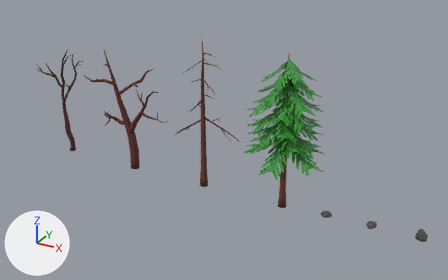
Two versions of the Blender file Modelos/Blends/Vegetação.blend, one commit apart.
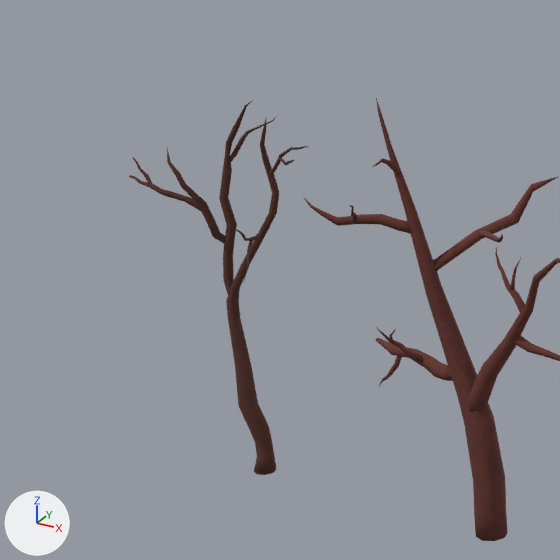
Old and new are each drawn whole from a 50 mm lens placed at (23.1, -55.4, 33.8), pointed at (-7.1, -0.4, 6.3) and again close up on the part from 0% to 34% of the width and 7% to 62% of the height. The lights are fixed; the arrows at lower left show +X, +Y and +Z.

The older version as bpy lines, for what is in view:
```python
me_cylinder_008 = bpy.data.meshes.new('Cylinder.008')
me_cylinder_008.from_pydata(...)  # 782 vertices, 812 faces; spans x -15.33..-4.88, y -2.08..3.64, z -0.29..14.65
me_cylinder_008.polygons.foreach_set('use_smooth', [True] * 812)
me_cylinder_008.materials.append(mat_arvore)  # picture img_arvore
me_cylinder_009 = bpy.data.meshes.new('Cylinder.009')
me_cylinder_009.from_pydata(...)  # 683 vertices, 676 faces; spans x -23.78..-15.72, y -2.8..1.28, z -0.03..13.84
me_cylinder_009.polygons.foreach_set('use_smooth', [True] * 676)
me_cylinder_009.materials.append(mat_arvore)  # picture img_arvore
ob_arvore2 = bpy.data.objects.new('arvore2', me_cylinder_008)
ob_arvore2.location = (-10.0, 0.0, 0.0)
ob_arvore3 = bpy.data.objects.new('arvore3', me_cylinder_009)
ob_arvore3.location = (-10.0, 0.0, 0.0)
```
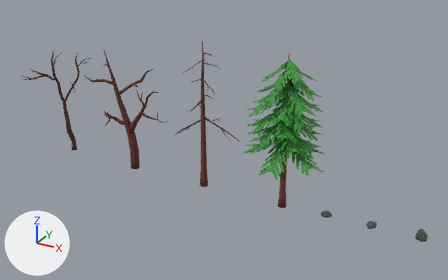
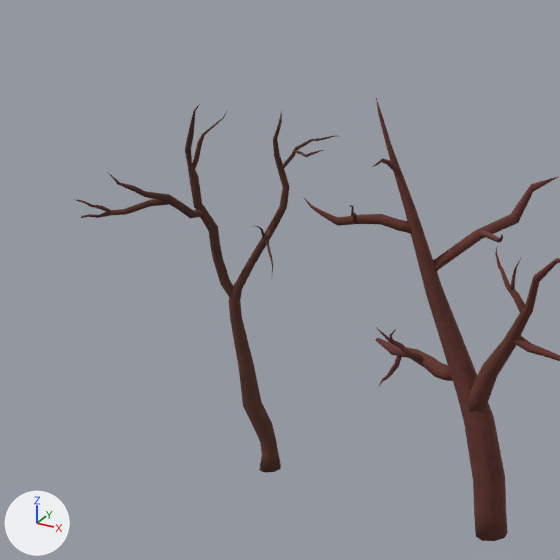
Commit message: vegetação pequenas mudanças

Where the change shows, as pixel boxes (x1, y1, x2, y2) in the close-ups (560 x 560 px; the box of a moved part takes in the faces that stretch with it):
'arvore3', reshaped (46% wider): before (129, 100, 309, 475); after (76, 104, 340, 473)
part 1 of me_cylinder_009, moved or reshaped: before (226, 119, 279, 475); after (229, 110, 289, 473)
part 2 of me_cylinder_009, moved or reshaped: before (219, 100, 253, 295); after (185, 104, 234, 299)
part 3 of me_cylinder_009, moved or reshaped: before (230, 117, 276, 163); after (192, 111, 227, 169)
part 4 of me_cylinder_009, moved or reshaped: before (279, 158, 294, 165); after (294, 150, 323, 157)
part 5 of me_cylinder_009, moved or reshaped: before (167, 149, 226, 244); after (109, 174, 204, 218)
part 6 of me_cylinder_009, moved or reshaped: before (129, 175, 201, 211); after (81, 199, 170, 218)
part 7 of me_cylinder_009, moved or reshaped: before (133, 157, 153, 185); after (76, 199, 112, 213)
part 8 of me_cylinder_009, moved or reshaped: before (270, 146, 309, 175); after (282, 136, 340, 169)
part 9 of me_cylinder_009, moved or reshaped: before (226, 228, 252, 241); after (256, 226, 267, 238)
part 10 of me_cylinder_009, moved or reshaped: before (243, 231, 263, 282); after (265, 229, 273, 279)

The change, as a diff of the scene's bpy script:
```diff
--- a/Modelos/Blends/Vegetação.blend.py
+++ b/Modelos/Blends/Vegetação.blend.py
@@ me_cylinder_009 @@
 me_cylinder_009.from_pydata(...)  # 683 vertices, 676 faces; spans x -23.78..-15.72, y -2.8..1.28, z -0.03..13.84
 # used by ob_arvore3; location = (-10.0, 0.0, 0.0)
+# me_cylinder_009 part 1: the loose piece of 138 vertices spanning x -20.8..-18.08, y -0.42..0.43, z -0.03..13.38 is turned 17.4 degrees about the z axis through its middle, then moved by (0.0, 0.38, 0.0)
+# me_cylinder_009 part 2: the loose piece of 97 vertices spanning x -20.83..-18.62, y -0.18..0.19, z 6.47..13.84 is multiplied about its middle by the matrix ((0.981, -0.124, -0.147), (0.092, 0.973, -0.211), (0.169, 0.194, 0.966)), then moved by (-0.53, -0.67, 0.01)
+# me_cylinder_009 part 3: the loose piece of 49 vertices spanning x -20.19..-18.77, y -0.07..1.28, z 11.33..13.02 is multiplied about its middle by the matrix ((0.981, -0.124, -0.147), (0.092, 0.973, -0.211), (0.169, 0.194, 0.966)), then moved by (-0.9, -1.09, 0.09)
+# me_cylinder_009 part 4: the loose piece of 57 vertices spanning x -17.83..-16.25, y -1.08..0.11, z 11.83..12.35 is turned 17.4 degrees about the z axis through its middle, then moved by (0.04, 1.12, 0.0)
+# me_cylinder_009 part 5: the loose piece of 57 vertices spanning x -21.92..-20.35, y -1.16..0.11, z 8.44..11.99 is multiplied about its middle by the matrix ((0.854, -0.512, -0.092), (0.403, 0.763, -0.506), (0.329, 0.395, 0.858)), then moved by (-0.16, -1.67, 0.52)
+# me_cylinder_009 part 6: the loose piece of 65 vertices spanning x -23.78..-20.76, y -1.29..-0.39, z 9.66..10.77 is multiplied about its middle by the matrix ((0.854, -0.512, -0.092), (0.403, 0.763, -0.506), (0.329, 0.395, 0.858)), then moved by (0.17, -2.05, 0.02)
+# me_cylinder_009 part 7: the loose piece of 41 vertices spanning x -23.5..-22.48, y -1.27..-0.99, z 10.52..11.45 is multiplied about its middle by the matrix ((0.854, -0.512, -0.092), (0.403, 0.763, -0.506), (0.329, 0.395, 0.858)), then moved by (0.35, -2.66, -0.44)
+# me_cylinder_009 part 8: the loose piece of 65 vertices spanning x -18.54..-15.72, y -0.79..0.32, z 11.09..12.77 is turned 17.4 degrees about the z axis through its middle, then moved by (-0.03, 1.08, 0.0)
+# me_cylinder_009 part 9: the loose piece of 49 vertices spanning x -18.5..-17.98, y -2.62..-0.9, z 9.21..10.19 is turned 11.5 degrees about the z axis through its middle, then moved by (0.24, 0.69, -0.07)
+# me_cylinder_009 part 10: the loose piece of 65 vertices spanning x -19.01..-17.31, y -2.8..0.11, z 8.44..9.33 is turned 11.5 degrees about the z axis through its middle, then moved by (0.16, 0.69, -0.07)
 me_cylinder_009.materials.append(mat_arvore)
```
